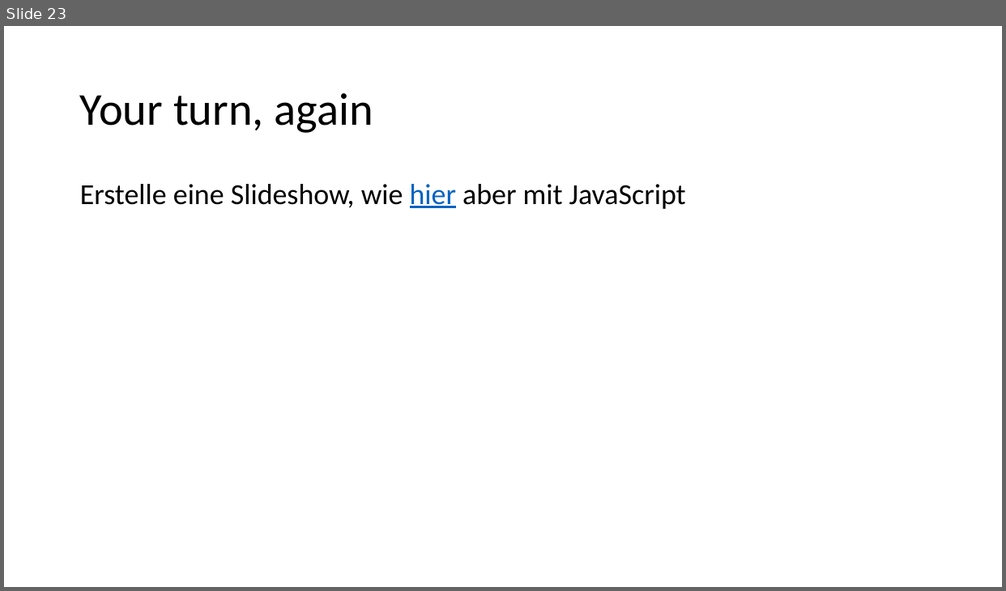
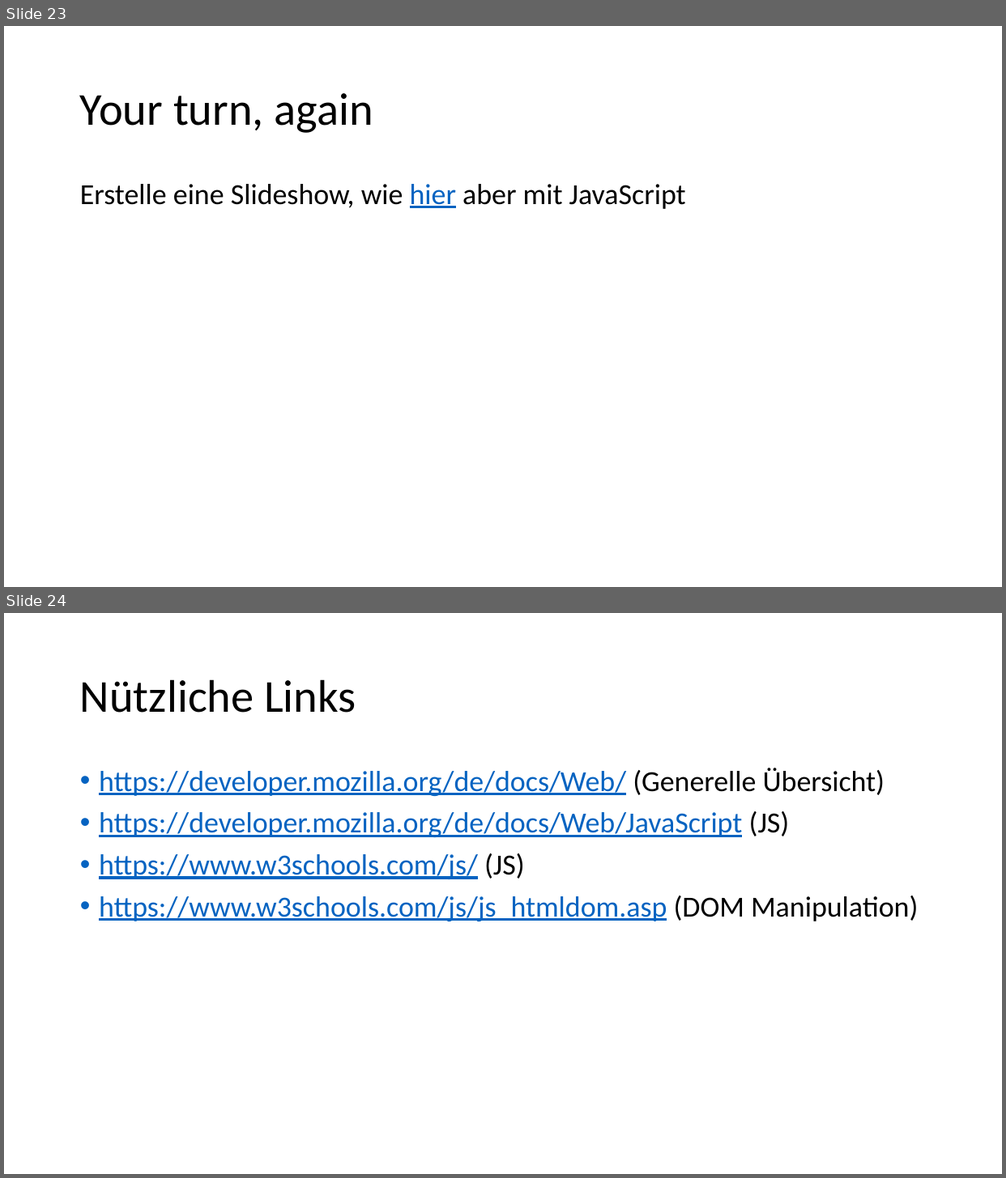
Before and after one commit to martiph/JSTraining_ICT-Campus, a slide deck: JSTraining.pptx. Shown one above the other, each under a label of ours: slide 23 before the commit, slides 23 and 24 after it. The pictures are 1006x591 and 1006x1178 pixels, drawn with LibreOffice and Linux fonts; fonts in the diff are those of the drawing. Boxes give left, top, right and bottom in pixels: in the first picture for what was removed or moved away, otherwise in the second. Text is boxed around its words. In the diff, an @@ line names an element or a change of style, - is before the commit and + after.

```diff
--- a/JSTraining.pptx
+++ b/JSTraining.pptx
@@ slide 24 added at (x1=4, y1=613, x2=1002, y2=1174), background #FFFFFF @@
@@ title added at (x1=80, y1=679, x2=356, y2=713), 44 pt, text #000000 @@
+Nützliche Links
@@ text added at (x1=99, y1=768, x2=918, y2=922), 28 pt, text #0563C1, underline @@
+• https://developer.mozilla.org/de/docs/Web/ (Generelle Übersicht)
+• https://developer.mozilla.org/de/docs/Web/JavaScript (JS)
+• https://www.w3schools.com/js/ (JS)
+• https://www.w3schools.com/js/js_htmldom.asp (DOM Manipulation)
```
Also in this commit, not shown: 6 slides changed, 1 other slide added, 1 slide removed, 6 other files.
